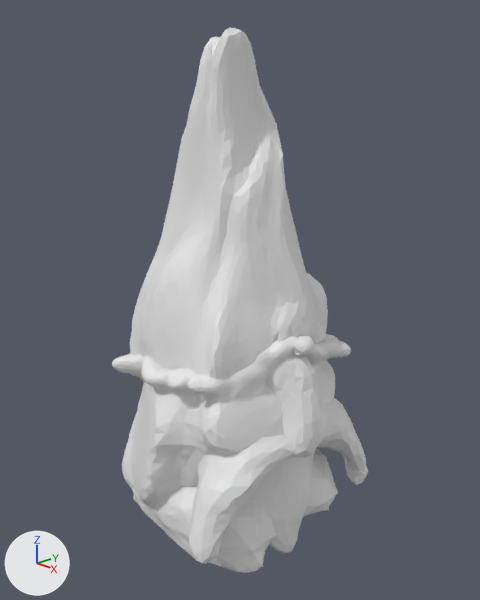
The Blender file Assets/Objects/Ugly gnome.blend: old version first, new version second.
Rendered twice from a 50 mm camera at (5.86, -5.39, 4.35) aimed at (0.08, 0.07, 1.68). Arrows for +X, +Y and +Z are at lower left; the lights stay in place.
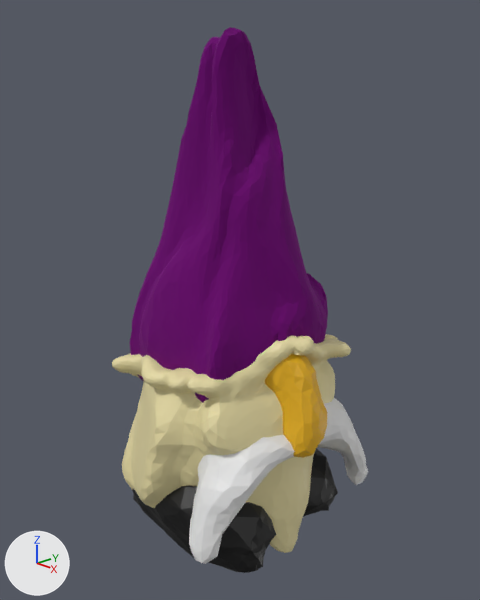
Location of each change, [x1, y1, x2, y2] in pixels of the pictures (480 x 600 px):
'Icosphere.001', recoloured (grey to purple)
    both: [130, 27, 328, 403]
'Icosphere', recoloured (grey to beige)
    both: [112, 334, 351, 553]
'Icosphere.002', recoloured (grey to black)
    both: [132, 448, 338, 573]
'Icosphere.004', recoloured (grey to yellow)
    both: [265, 354, 327, 458]

What changed in the scene script:
```text
Add mat_material_001:
    mat_material_001 = principled_material('Material.001')
    mat_material_001.base_color = (0.198, 0.0, 0.216)  # purple #7b0080
    mat_material_001.metallic = 0.486
    mat_material_001.roughness = 1.0
Add mat_material_002:
    mat_material_002 = principled_material('Material.002')
    mat_material_002.base_color = (0.8, 0.44, 0.00744)  # yellow #e7b115
Add mat_material_004:
    mat_material_004 = principled_material('Material.004')
    mat_material_004.base_color = (0.0, 0.0, 0.0)  # black #000000
Add mat_material_003:
    mat_material_003 = principled_material('Material.003')
    mat_material_003.base_color = (0.803, 0.713, 0.379)  # beige #e7dca6
Change me_icosphere:
    where me_icosphere.from_pydata(...)  # 6833 vertices, 13662 faces; spans x -1.07..1.01, y -1.13..1.16, z -1.42..1.0
    add me_icosphere.materials.append(mat_material_003)  # beige #e7dca6
Change me_icosphere_002:
    where me_icosphere_002.from_pydata(...)  # 1185 vertices, 2362 faces; spans x -1.1..0.99, y -1.79..1.69, z -1.06..1.0
    add me_icosphere_002.materials.append(mat_material_004)  # black #000000
Change me_icosphere_004:
    where me_icosphere_004.from_pydata(...)  # 314 vertices, 624 faces; spans x -0.95..1.25, y -0.83..0.87, z -1.13..1.04
    add me_icosphere_004.materials.append(mat_material_002)  # yellow #e7b115
Change me_icosphere_008:
    where me_icosphere_008.from_pydata(...)  # 3282 vertices, 6560 faces; spans x -1.36..1.22, y -1.34..1.71, z -1.0..1.24
    add me_icosphere_008.materials.append(mat_material_001)  # purple #7b0080
```
